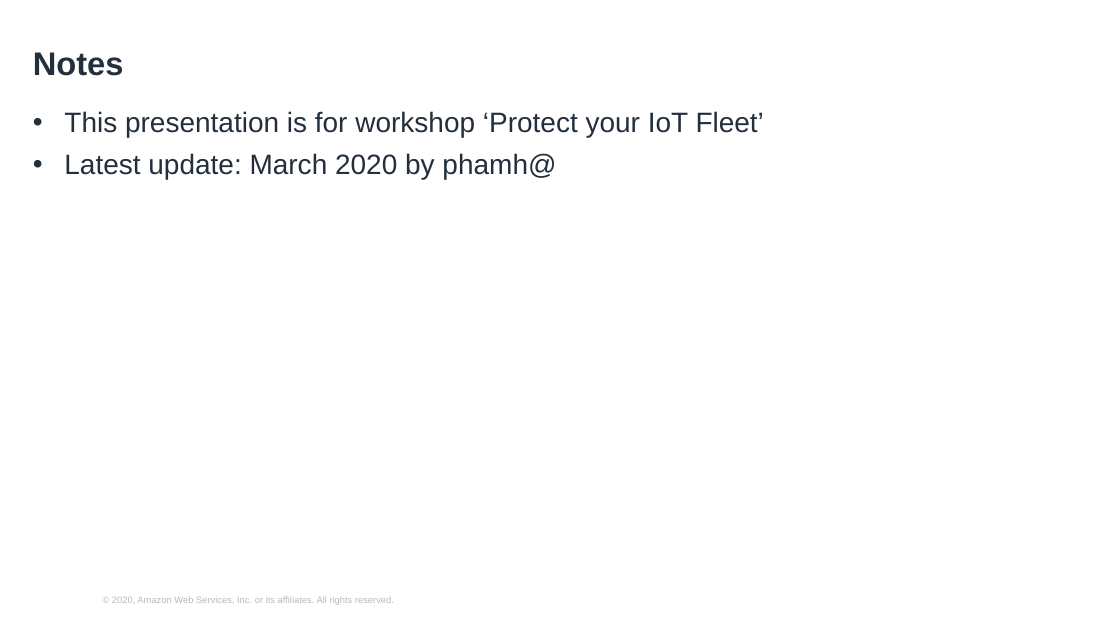
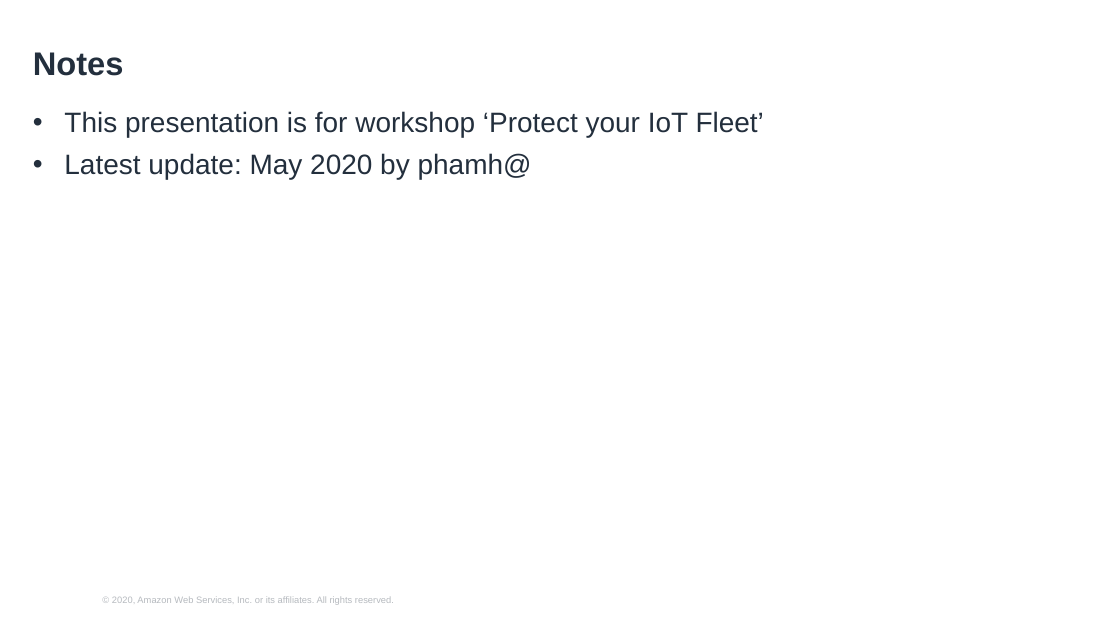
Before and after one commit to hongpham/Workshop-Protect-your-IoT-fleet, a slide deck: slide 1 of Protect your IoT fleet presentation.pptx. Drawn at 1120x630 pixels with LibreOffice and Linux fonts; fonts in the diff are those of the drawing; background and template pictures are left out. Boxes give left, top, right and bottom in pixels: in the first picture for what was removed or moved away, otherwise in the second. Text is boxed around its words. In the diff, an @@ line names an element or a change of style, - is before the commit and + after.

```diff
--- a/Protect your IoT fleet presentation.pptx
+++ b/Protect your IoT fleet presentation.pptx
@@ text at (64,153,532,179): text changed @@
-• Latest update: March 2020 by phamh@
+• Latest update: May 2020 by phamh@
```
Also in this commit, not shown: 5 other slides changed, 10 slides removed, 1 other file.
